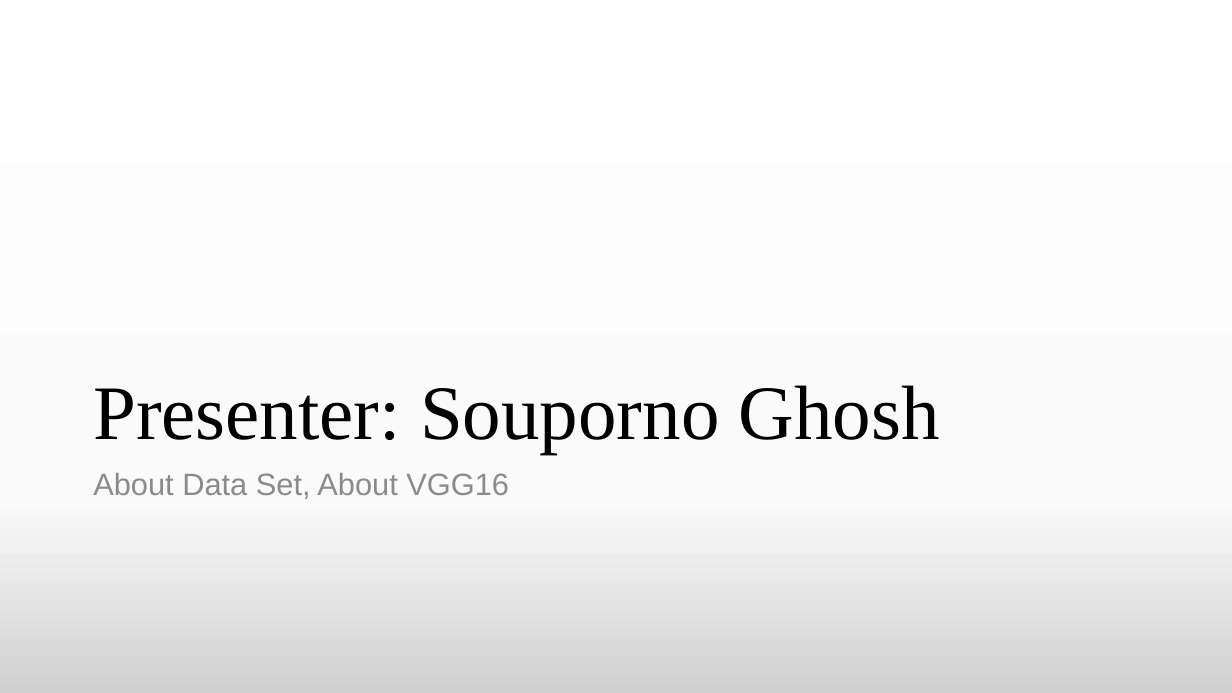
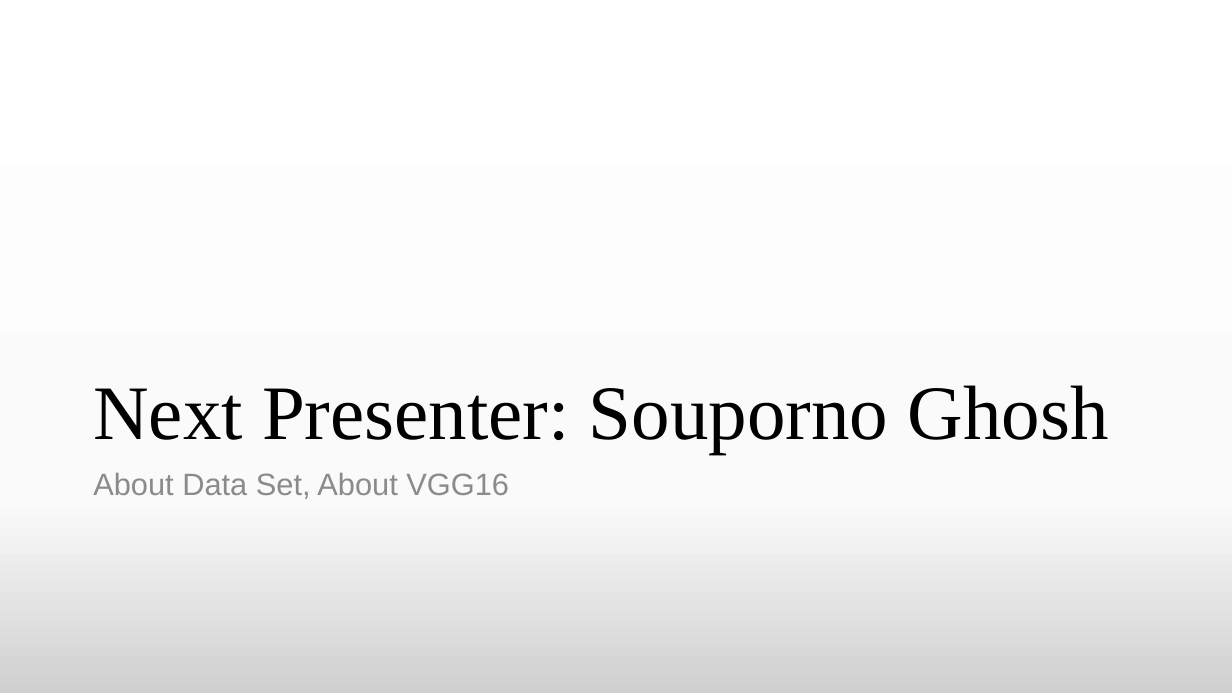
Before and after one commit to TheAnonymousMan/local-language-recognition-gcelt-class-2021, a slide deck: slide 11 of Documentation/4th Year Project Presentation.pptx. Drawn at 1232x693 pixels with LibreOffice and Linux fonts; fonts in the diff are those of the drawing. Boxes give left, top, right and bottom in pixels: in the first picture for what was removed or moved away, otherwise in the second. Text is boxed around its words. In the diff, an @@ line names an element or a change of style, - is before the commit and + after.

```diff
--- a/Documentation/4th Year Project Presentation.pptx
+++ b/Documentation/4th Year Project Presentation.pptx
@@ title at bbox=[93, 385, 1109, 454]: text changed @@
-Presenter: Souporno Ghosh
+Next Presenter: Souporno Ghosh
```
Also in this commit, not shown: 7 other slides changed.
